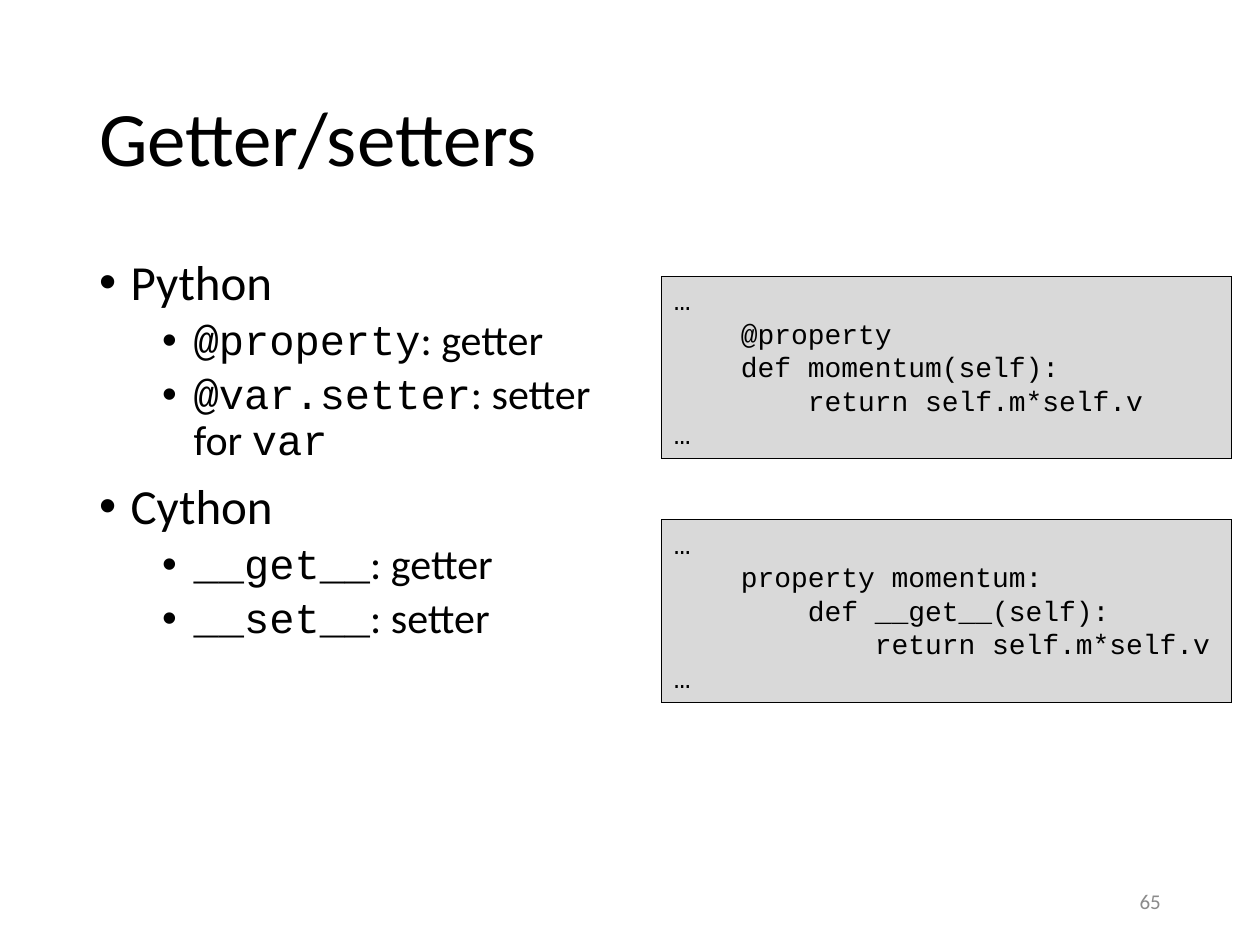
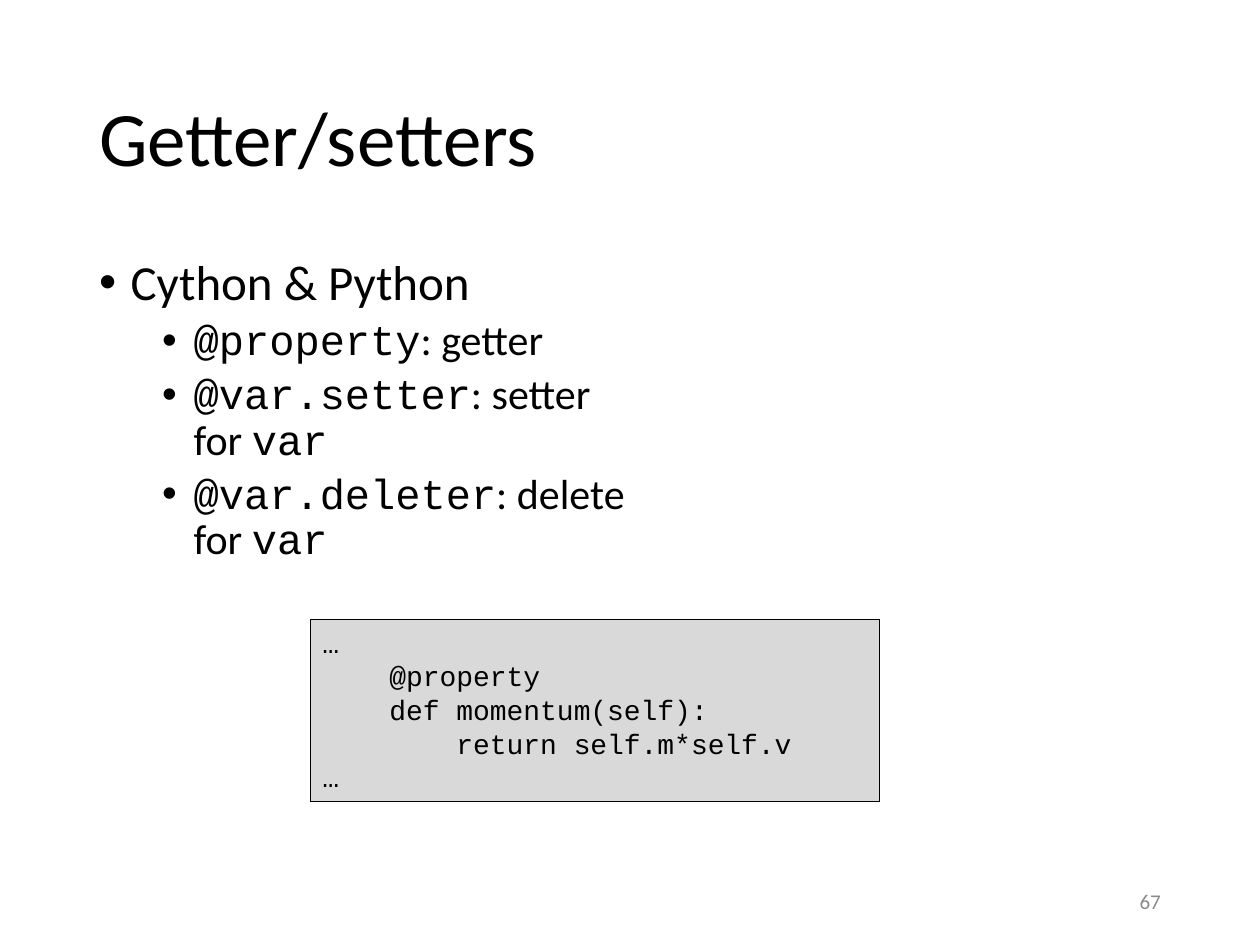
Before and after one commit to gjbex/Python-for-HPC, a slide deck: slide 67 of python_for_hpc.pptx (slide 65 before the commit). Drawn at 1260x945 pixels with LibreOffice and Linux fonts; fonts in the diff are those of the drawing. Boxes give left, top, right and bottom in pixels: in the first picture for what was removed or moved away, otherwise in the second. Text is boxed around its words. In the diff, an @@ line names an element or a change of style, - is before the commit and + after.

Commit message:
Update extension types for Cython 3.x

```diff
--- a/python_for_hpc.pptx
+++ b/python_for_hpc.pptx
@@ text at (x1=131, y1=266, x2=469, y2=308): text changed @@
-• Python
+• Cython & Python
@@ text at (x1=194, y1=478, x2=625, y2=555): text changed; font Calibri to Courier New @@
-• Cython
-  • __get__: getter
-  • __set__: setter
+  • @var.deleter: delete
+    for var
@@ rectangle removed at (x1=662, y1=520, x2=1231, y2=703) @@
-…
-property momentum:
-def __get__(self):
-return self.m*self.v
-…
@@ rectangle "…" moved from (x1=662, y1=276, x2=1231, y2=459) to (x1=310, y1=619, x2=879, y2=801) @@
@@ page number at (x1=1140, y1=895, x2=1161, y2=909): text changed @@
-65
+67
```
Also in this commit, not shown: 3 other slides changed, 2 slides added.
